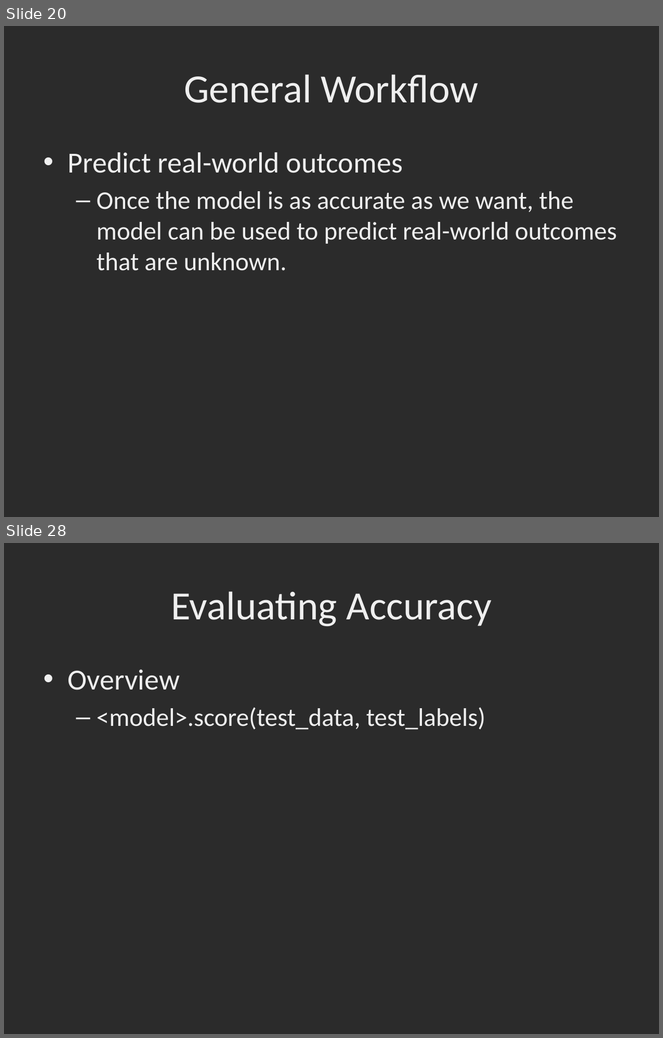
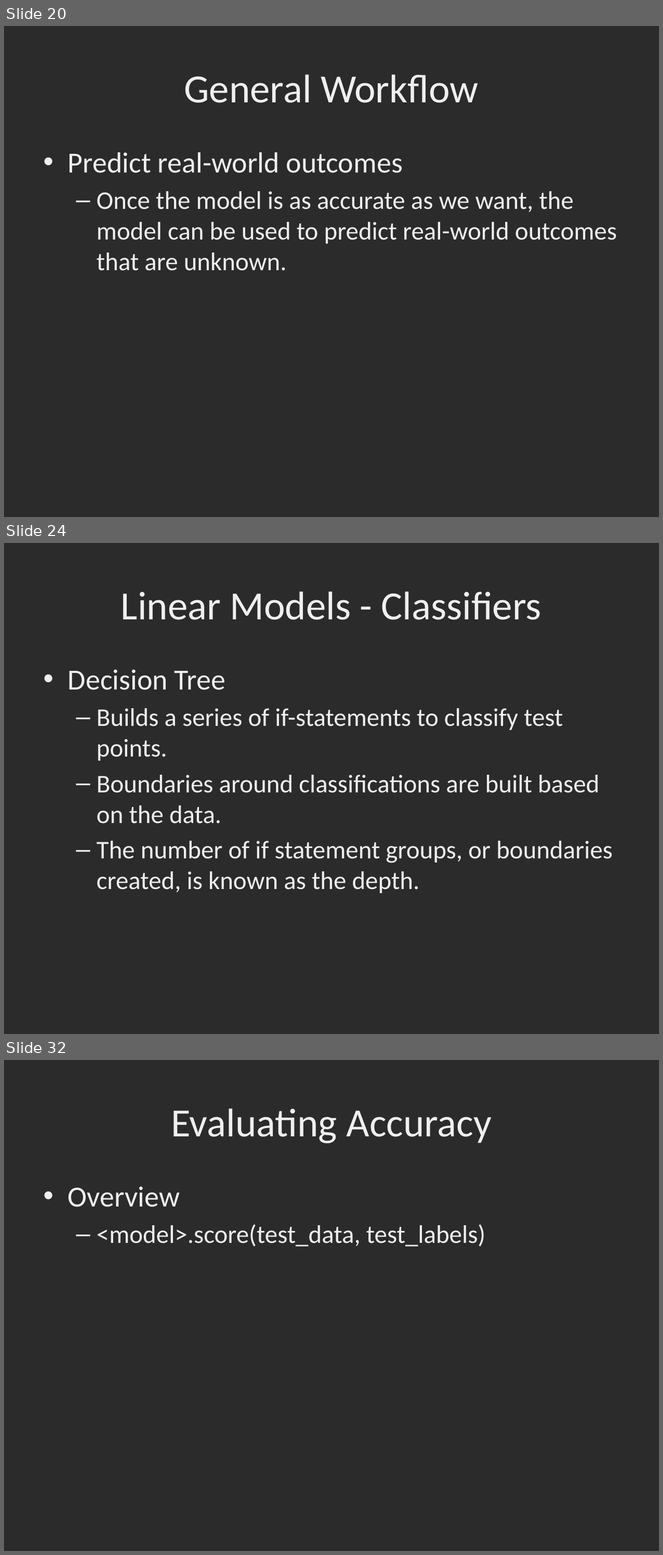
Before and after one commit to dbowmans46/PracticalProgramming, a slide deck: Session 7 - Python/Instructional Material/Session 7 - Python Brief Intro to Machine Learning with Scikit Learn.pptx. Shown one above the other, each under a label of ours: slides 20 and 28 before the commit, slides 20, 24 and 32 after it; the slides between them are not shown. The pictures are 663x1038 and 663x1555 pixels, drawn with LibreOffice and Linux fonts; fonts in the diff are those of the drawing; background and template pictures are left out; a plain dark background stands for a picture behind light text. Boxes give left, top, right and bottom in pixels: in the first picture for what was removed or moved away, otherwise in the second. Text is boxed around its words. In the diff, an @@ line names an element or a change of style, - is before the commit and + after.

Commit message:
Added descriptions for some model types.

```diff
--- a/Session 7 - Python/Instructional Material/Session 7 - Python Brief Intro to Machine Learning with Scikit Learn.pptx
+++ b/Session 7 - Python/Instructional Material/Session 7 - Python Brief Intro to Machine Learning with Scikit Learn.pptx
@@ slide 24 added at (4,543,659,1034), background picture (left out) @@
@@ title added at (121,591,542,620), 44 pt, text #EFEFEF @@
+Linear Models - Classifiers
@@ text added at (68,669,613,893), 28 pt, text #EFEFEF @@
+• Decision Tree
+  – Builds a series of if-statements to classify test points.
+  – Boundaries around classifications are built based on the data.
+  – The number of if statement groups, or boundaries created, is known as the depth.
@@ what was slide 28 is now slide 32 @@
```
Also in this commit, not shown: 8 slides changed, 4 other slides added.
